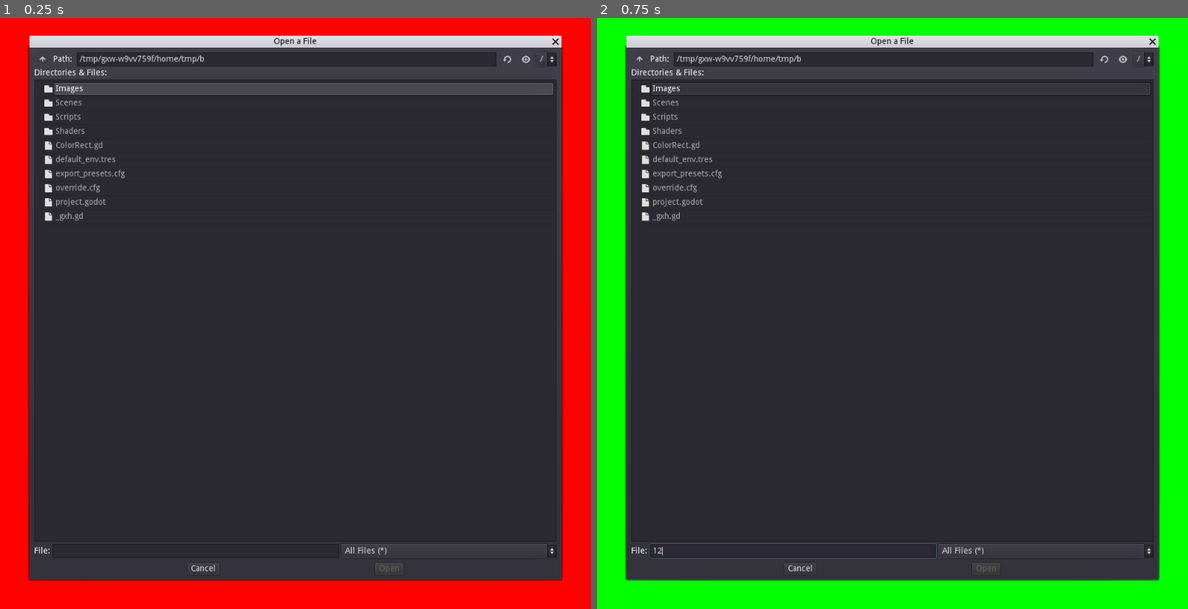
Above: before the commit, frames 1-2 (left to right).
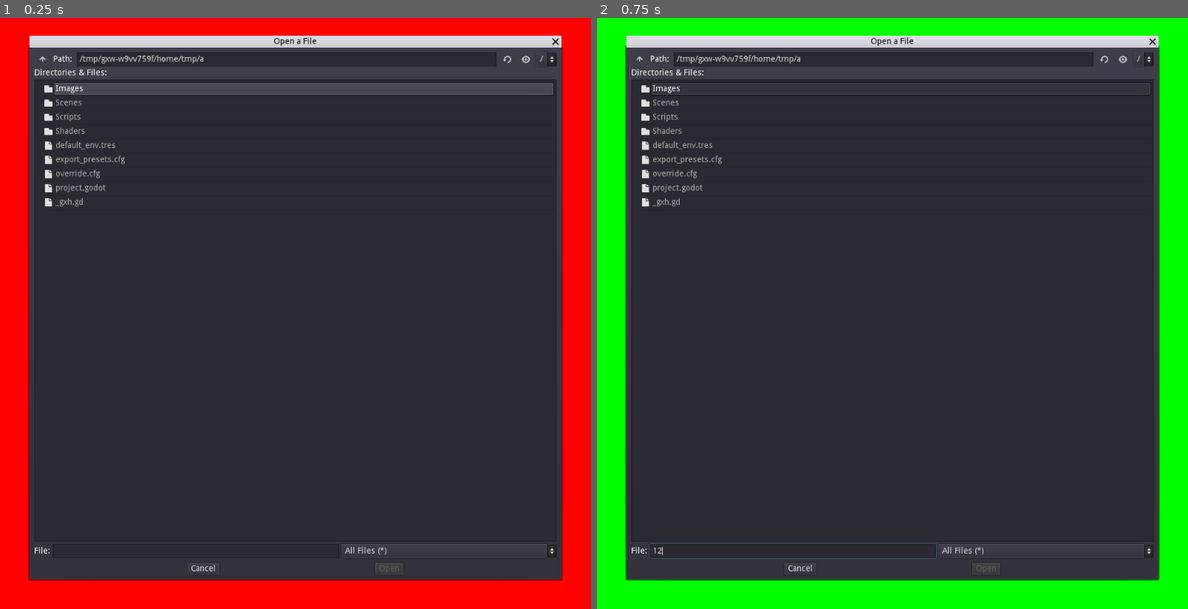
Above: after the commit, the same moments.

Repository: SurvivalistRedo/Image-Project-G_v.3.3.3
Game: Godot game, scene res://Scenes/world.tscn
Same seed, same stepped clock (60 frames per second), same inputs: the game is played once before the commit and once after it.
Inputs (mouse positions are in pixels of both pictures, inside the frame that each line leads up to):
- Up to frame 1 (0.25 s): no input
- Up to frame 2 (0.75 s): click (792, 549) at 0.52 s; type "12" at 0.6 s

The runs differ from the first frame. In frame 1, 0.3% of the frame differs, in the area x 7-35%, y 6-35%; in frame 2, 0.3%.

Commit message:
records reset button added

Diff:
--- a/Scenes/world.tscn
+++ b/Scenes/world.tscn
@@ -3,7 +3,7 @@
 [ext_resource path="res://Scripts/Nimage.gd" type="Script" id=1]
 [ext_resource path="res://Scripts/world.gd" type="Script" id=2]
 [ext_resource path="res://Scripts/FileDialog.gd" type="Script" id=3]
-[ext_resource path="res://ColorRect.gd" type="Script" id=4]
+[ext_resource path="res://Scripts/ColorRect.gd" type="Script" id=4]
 
 [node name="world" type="Node2D"]
 script = ExtResource( 2 )
--- a/Scripts/Nimage.gd
+++ b/Scripts/Nimage.gd
@@ -26,7 +26,7 @@
 	InputHandler = Input_Handler.new()
 	ImageHandler = Image_Handler.new()
 	NeuralNet = Neural_Network.new()
-	NeuralNet.initialize(2,[100,50,10,3])
+	NeuralNet.initialize(2,[50,25,10,3])
 
 func _process(_delta):
 	InputHandler.selector()
@@ -40,6 +40,9 @@
 	if Input.is_action_pressed("X"):
 		x = false
 	iterate()
+
+	if Input.is_action_just_pressed("C"):
+		clearRecords()
 
 	if Input.is_action_pressed("ui_page_up"):
 		resolution += 10
@@ -79,6 +82,12 @@
 		if Input.is_action_just_pressed("ui_up"):
 			x = true
 			Global.currentIteration = 0
+
+func clearRecords():
+	print([record,eRecord])
+	record = 0
+	eRecord = 0
+	print([record,eRecord])
 
 func processNeuralOutputMatrix(iNeuralNet):
 	var NeuralOutputMatrix = []
--- a/project.godot
+++ b/project.godot
@@ -93,6 +93,11 @@
 "events": [ Object(InputEventKey,"resource_local_to_scene":false,"resource_name":"","device":0,"alt":false,"shift":false,"control":false,"meta":false,"command":false,"pressed":false,"scancode":88,"unicode":0,"echo":false,"script":null)
  ]
 }
+C={
+"deadzone": 0.5,
+"events": [ Object(InputEventKey,"resource_local_to_scene":false,"resource_name":"","device":0,"alt":false,"shift":false,"control":false,"meta":false,"command":false,"pressed":false,"scancode":67,"unicode":0,"echo":false,"script":null)
+ ]
+}
 
 [physics]
 
Binary file changed: Images/aaa.png
Renamed: ColorRect.gd -> Scripts/ColorRect.gd
